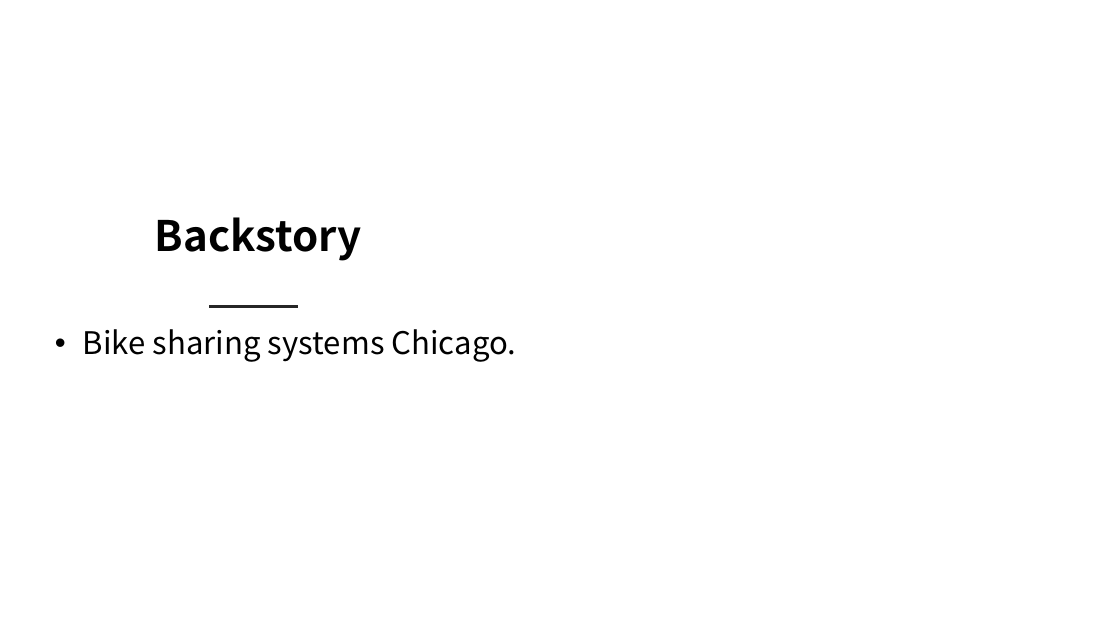
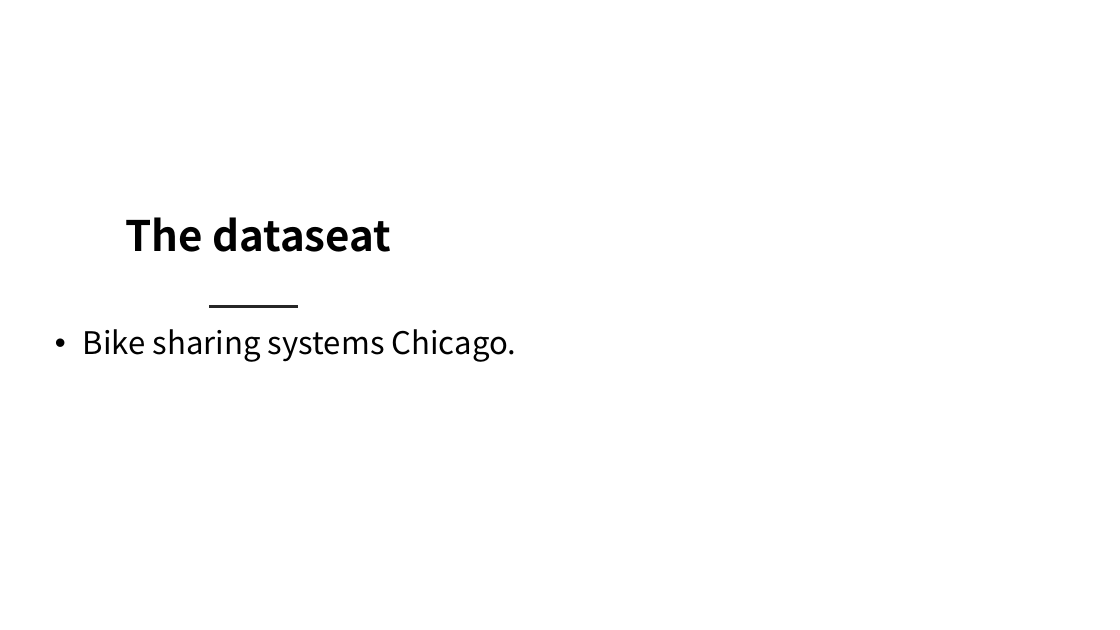
Before and after one commit to bl2022/T5-EDA, a slide deck: slide 3 of presentation1.pptx. Drawn at 1120x630 pixels with LibreOffice and Linux fonts; fonts in the diff are those of the drawing; background and template pictures are left out. Boxes give left, top, right and bottom in pixels: in the first picture for what was removed or moved away, otherwise in the second. Text is boxed around its words. In the diff, an @@ line names an element or a change of style, - is before the commit and + after.

```diff
--- a/presentation1.pptx
+++ b/presentation1.pptx
@@ title at [125, 217, 391, 252]: text changed @@
-Backstory
+The dataseat
```
Also in this commit, not shown: 2 other slides changed, 2 slides added.
